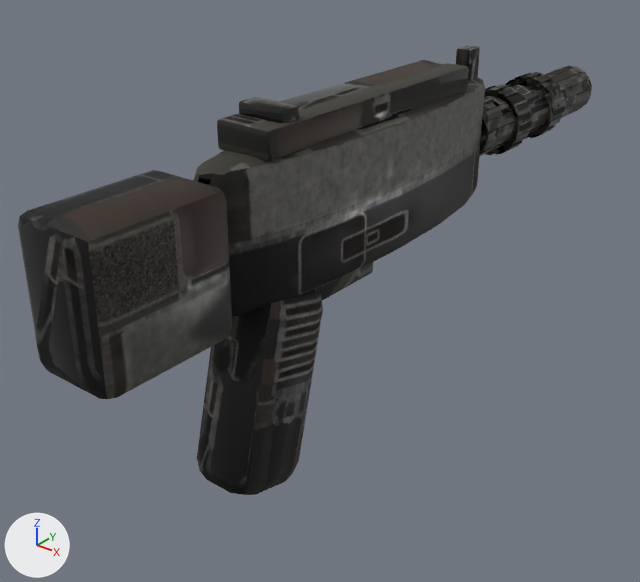
A saved change to the glTF model Sandbox/GameData/Models/Weapons/levy_impulse_pistol.glb.
Camera for both pictures: a 50 mm lens placed at (0.217, -0.325, 0.162), pointed at (-0.021, -0.026, -0.023). Lighting does not change. The marker at lower left points along +X, +Y and +Z. The older version comes first. Vertices at exactly the same position are counted once.

Names of what the first picture shows: 'levy_impulse_pistol'.
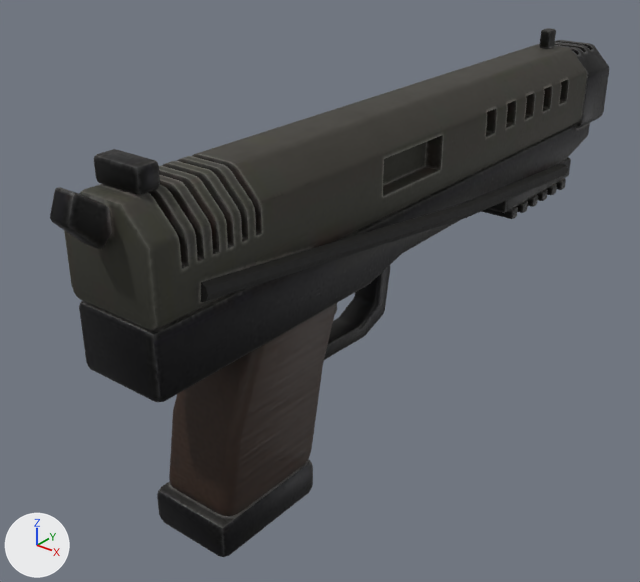
The change, as a list of edits to the scene's bpy script:
```text
Change mat_weapon:
    remove # nodes: BsdfPrincipled, Mix, OutputMaterial, SeparateColor, TexImage x2, VertexColor
    nodes: BsdfPrincipled, NormalMap, OutputMaterial, SeparateColor, TexImage x3
    uses the picture img_levy_impulse_pistol_normal
Change me_levy_impulse_pistol:
    remove me_levy_impulse_pistol.from_pydata(...)  # 1232 vertices, 2424 faces; spans x -0.02..0.02, y -0.184..0.189, z -0.08..0.082
    add me_levy_impulse_pistol.from_pydata(...)  # 1700 vertices, 3348 faces; spans x -0.033..0.033, y -0.179..0.19, z -0.088..0.078
    me_levy_impulse_pistol part 1: the loose piece of 56 vertices spanning x -0.013..0.013, y -0.098..0.042, z 0.065..0.077 is multiplied about its middle by the matrix ((1.611, 0.0, 0.0), (0.0, 0.0, -0.484), (0.0, 0.035, 0.0)), then moved by (0.0, 0.178, -0.079)
    me_levy_impulse_pistol part 2: the loose piece of 56 vertices spanning x -0.011..0.011, y -0.089..-0.078, z 0.07..0.082 is multiplied about its middle by the matrix ((1.902, 0.0, 0.0), (0.0, 0.0, -0.47), (0.0, 0.58, 0.0)), then moved by (0.0, 0.221, -0.084)
    me_levy_impulse_pistol part 3: the loose piece of 56 vertices spanning x -0.013..0.013, y -0.098..0.042, z 0.065..0.077 is copied, and the copy is multiplied about its middle by the matrix ((1.611, 0.0, 0.0), (0.0, 0.0, -0.484), (0.0, 0.035, 0.0)), then moved by (0.0, 0.154, -0.079); it spans x -0.02..0.02, y 0.122..0.128, z -0.011..-0.005
    me_levy_impulse_pistol part 4: the loose piece of 56 vertices spanning x -0.013..0.013, y -0.098..0.042, z 0.065..0.077 is copied, and the copy is multiplied about its middle by the matrix ((1.611, 0.0, 0.0), (0.0, 0.0, -0.484), (0.0, 0.035, 0.0)), then moved by (0.0, 0.142, -0.079); it spans x -0.02..0.02, y 0.111..0.116, z -0.011..-0.005
    me_levy_impulse_pistol part 5: the loose piece of 56 vertices spanning x -0.013..0.013, y -0.098..0.042, z 0.065..0.077 is copied, and the copy is multiplied about its middle by the matrix ((1.611, 0.0, 0.0), (0.0, 0.0, -0.484), (0.0, 0.035, 0.0)), then moved by (0.0, 0.13, -0.079); it spans x -0.02..0.02, y 0.098..0.104, z -0.011..-0.005
    me_levy_impulse_pistol part 6: the loose piece of 56 vertices spanning x -0.013..0.013, y -0.098..0.042, z 0.065..0.077 is copied, and the copy is multiplied about its middle by the matrix ((1.611, 0.0, 0.0), (0.0, 0.0, -0.484), (0.0, 0.035, 0.0)), then moved by (0.0, 0.118, -0.079); it spans x -0.02..0.02, y 0.087..0.093, z -0.011..-0.005
    me_levy_impulse_pistol part 7: the loose piece of 56 vertices spanning x -0.019..0.019, y -0.184..-0.124, z 0.007..0.065 is multiplied about its middle by the matrix ((0.614, 0.0, 0.0), (0.0, 0.0, -0.15), (0.0, 0.144, 0.0)), then moved by (0.0, 0.002, 0.037)
    me_levy_impulse_pistol part 8: the loose piece of 56 vertices spanning x -0.004..0.004, y 0.057..0.067, z 0.065..0.081 is multiplied about its middle by the matrix ((0.726, 0.0, 0.0), (0.0, 0.0, -0.467), (0.0, 1.015, 0.0)), then moved by (0.0, 0.088, 0.0)
    me_levy_impulse_pistol part 9: the loose piece of 224 vertices spanning x -0.02..0.02, y -0.121..0.074, z 0.006..0.066 is rebuilt with 370 vertices and now spans x -0.022..0.022, y -0.163..0.16, z 0.026..0.068
    me_levy_impulse_pistol part 10: the loose piece of 56 vertices spanning x -0.017..0.017, y -0.121..-0.066, z -0.08..0.012 is rebuilt with 168 vertices and now spans x -0.018..0.018, y -0.134..-0.06, z -0.077..0.004
    me_levy_impulse_pistol part 11: the loose piece of 224 vertices spanning x -0.017..0.017, y 0.13..0.144, z 0.021..0.056 is deleted
    me_levy_impulse_pistol part 12: the loose piece of 224 vertices spanning x -0.017..0.017, y 0.09..0.104, z 0.021..0.056 is deleted
    me_levy_impulse_pistol part 13: 280 vertices removed from x -0.013..0.013, y -0.068..0.189, z -0.009..0.052; 714 vertices added at x -0.033..0.033, y -0.179..0.19, z -0.088..0.074
```

Pixel boxes [x1, y1, x2, y2] of what changed, in the pictures (640 x 582 px; the box of a moved part takes in the faces that stretch with it):
'levy_impulse_pistol', surface changed, reshaped (18% taller): before [18, 45, 592, 495]; after [50, 28, 609, 557]
part 1 of me_levy_impulse_pistol, moved or reshaped: before [217, 60, 469, 162]; after [556, 178, 566, 190]
part 2 of me_levy_impulse_pistol, moved or reshaped: before [239, 97, 299, 123]; after [547, 184, 557, 195]
part 3 of me_levy_impulse_pistol, added: after [537, 189, 548, 201]
part 4 of me_levy_impulse_pistol, added: after [526, 195, 538, 207]
part 5 of me_levy_impulse_pistol, added: after [516, 201, 528, 213]
part 6 of me_levy_impulse_pistol, added: after [481, 206, 518, 219]
part 7 of me_levy_impulse_pistol, moved or reshaped: before [18, 170, 232, 399]; after [94, 149, 160, 195]
part 8 of me_levy_impulse_pistol, moved or reshaped: before [456, 45, 480, 81]; after [539, 28, 556, 49]
part 9 of me_levy_impulse_pistol, rebuilt (79% wider, 20% taller): before [193, 78, 485, 317]; after [64, 44, 587, 330]
part 10 of me_levy_impulse_pistol, rebuilt: before [197, 289, 323, 495]; after [169, 303, 337, 516]
part 11 of me_levy_impulse_pistol, deleted: before [505, 72, 565, 139]
part 12 of me_levy_impulse_pistol, deleted: before [484, 84, 532, 155]
part 13 of me_levy_impulse_pistol, built on: before [315, 66, 592, 300]; after [50, 40, 609, 557]
